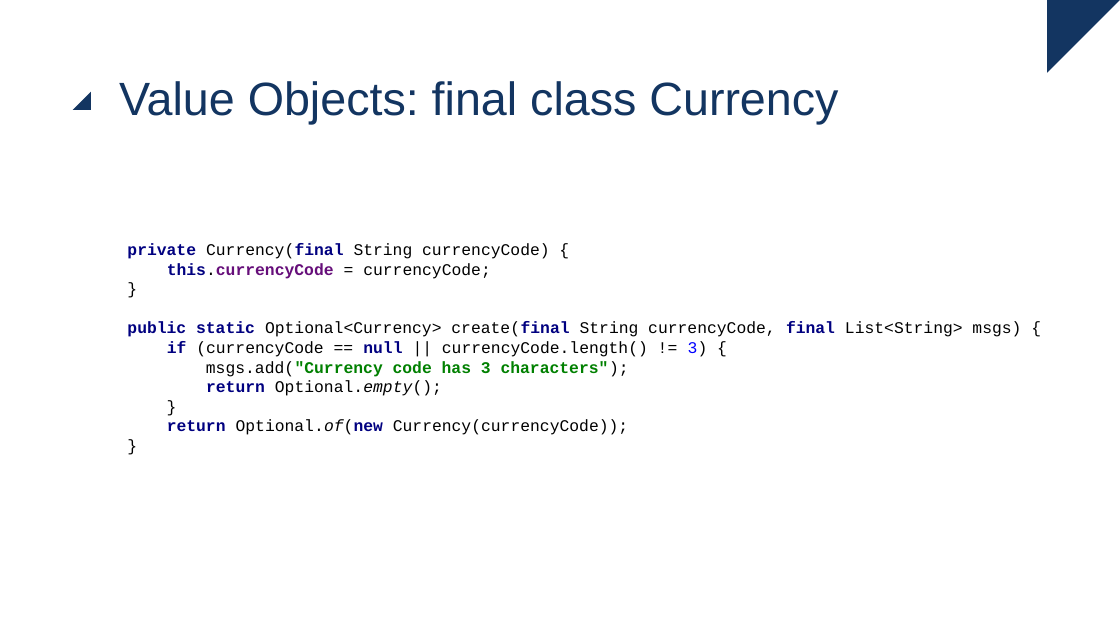
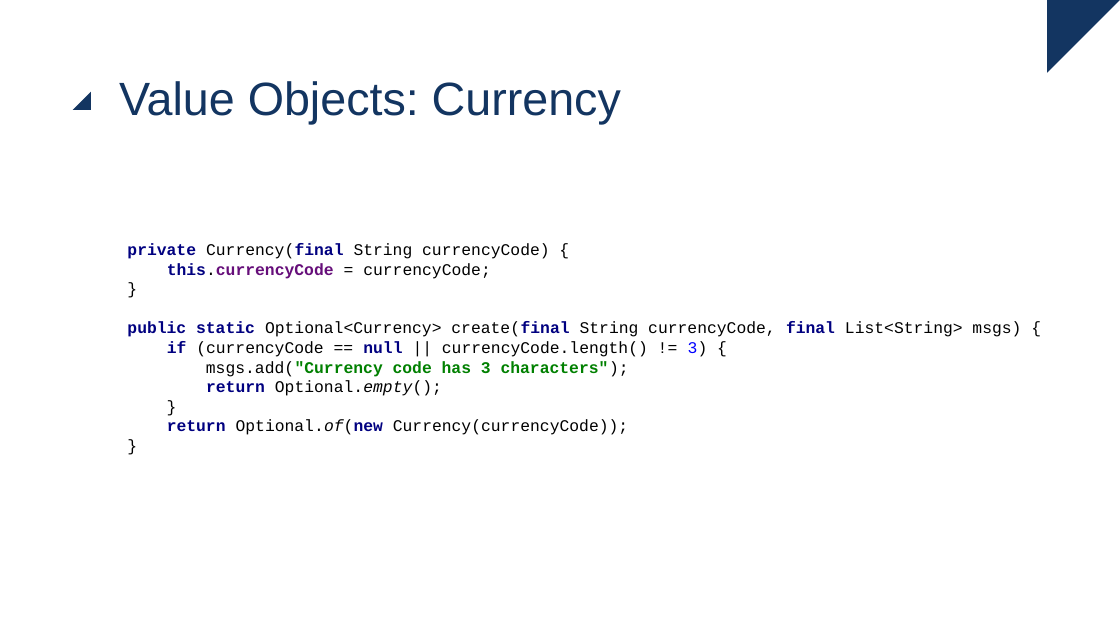
Before and after one commit to ingmars1709/ddd, a slide deck: slide 20 of ddd.pptx. Drawn at 1120x630 pixels with LibreOffice and Linux fonts; fonts in the diff are those of the drawing. Boxes give left, top, right and bottom in pixels: in the first picture for what was removed or moved away, otherwise in the second. Text is boxed around its words. In the diff, an @@ line names an element or a change of style, - is before the commit and + after.

```diff
--- a/ddd.pptx
+++ b/ddd.pptx
@@ title at (x1=119, y1=81, x2=621, y2=124): text changed @@
-Value Objects: final class Currency
+Value Objects: Currency
```
Also in this commit, not shown: 2 other slides changed, 2 slides added.
